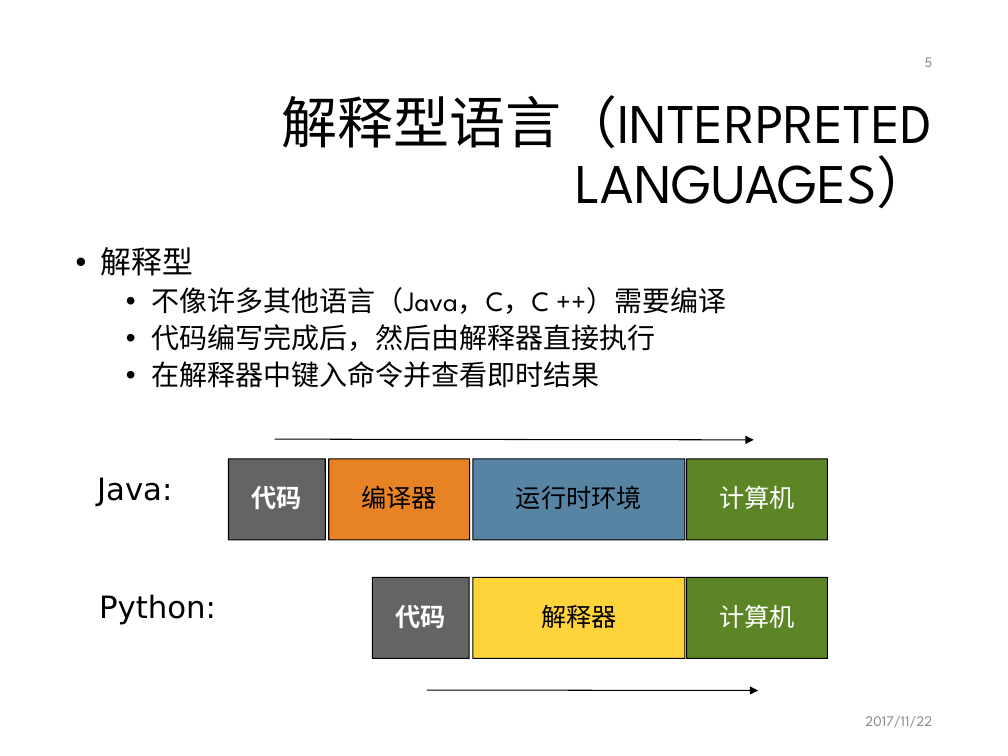
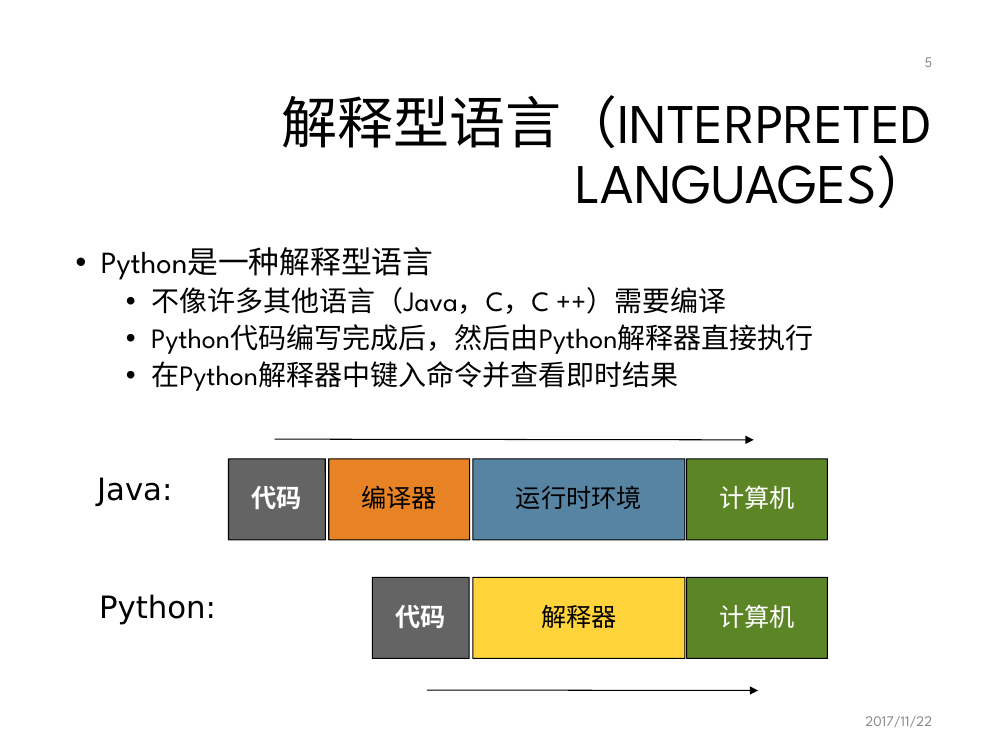
Before and after one commit to mcai/PythonTraining, a slide deck: slide 5 of intro_python_programming.pptx. Drawn at 1008x756 pixels with LibreOffice and Linux fonts; fonts in the diff are those of the drawing; background and template pictures are left out. Boxes give left, top, right and bottom in pixels: in the first picture for what was removed or moved away, otherwise in the second. Text is boxed around its words. In the diff, an @@ line names an element or a change of style, - is before the commit and + after.

```diff
--- a/intro_python_programming.pptx
+++ b/intro_python_programming.pptx
@@ text at [101, 247, 433, 280]: text changed @@
-• 解释型
+• Python是一种解释型语言
@@ text at [151, 324, 814, 391]: text changed @@
-  • 代码编写完成后，然后由解释器直接执行
-  • 在解释器中键入命令并查看即时结果
+  • Python代码编写完成后，然后由Python解释器直接执行
+  • 在Python解释器中键入命令并查看即时结果
```
Also in this commit, not shown: 11 other slides changed, 4 slides added.
